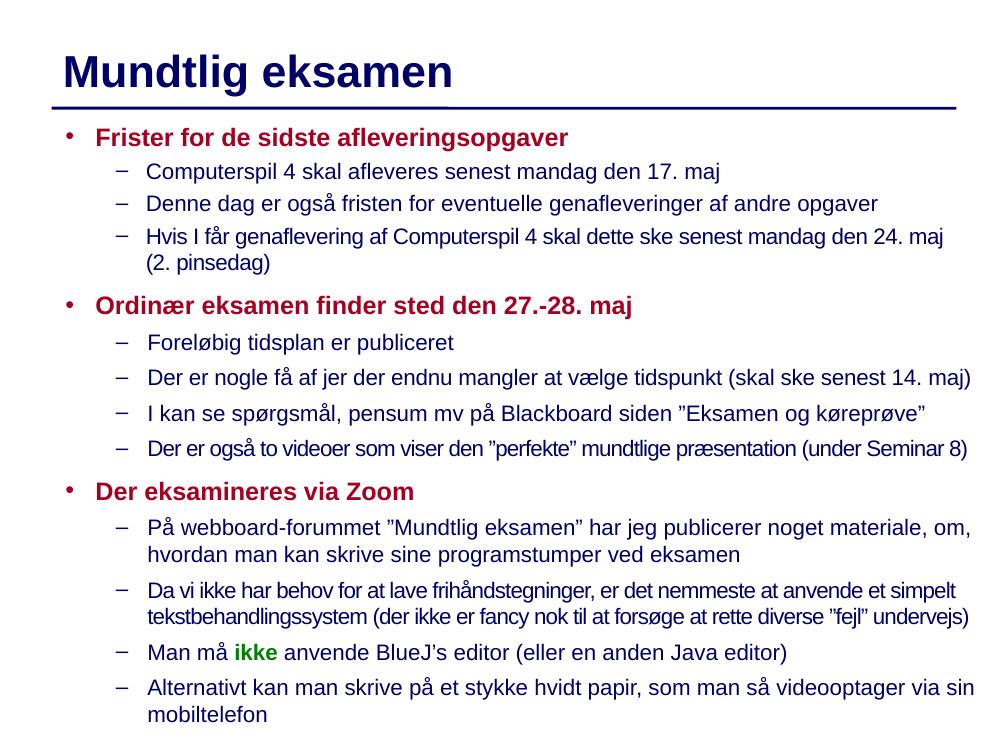
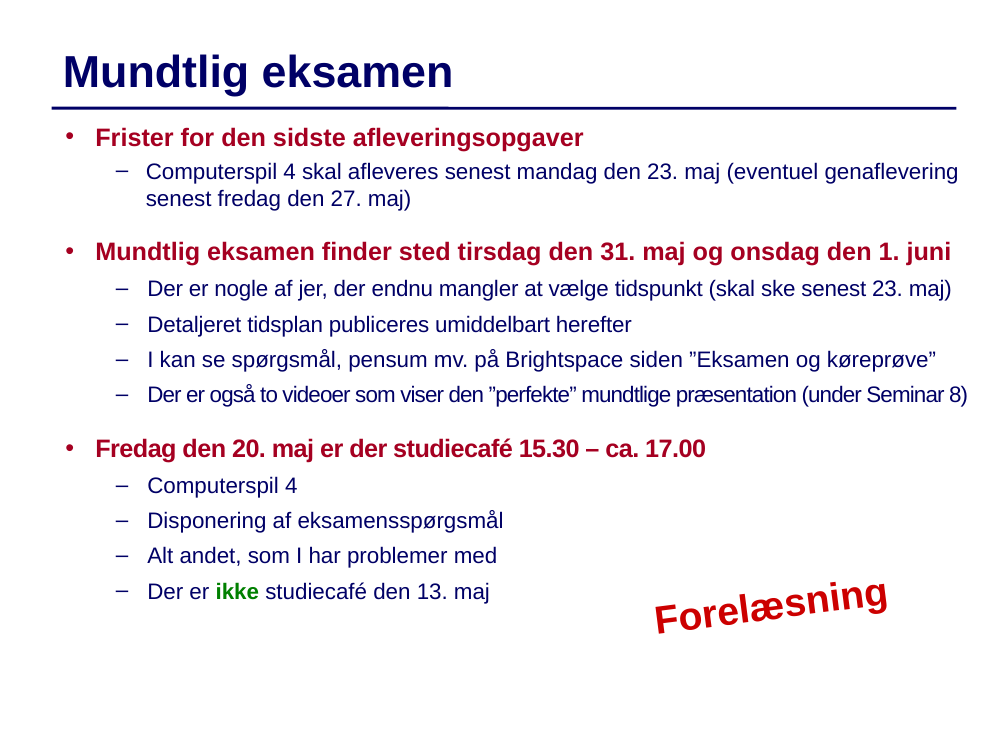
Before and after one commit to IntProgAU/Materiale, a slide deck: slide 2 of web/g22/status/Status8.pptx (slide 3 before the commit). Drawn at 1008x756 pixels with LibreOffice and Linux fonts; fonts in the diff are those of the drawing. Boxes give left, top, right and bottom in pixels: in the first picture for what was removed or moved away, otherwise in the second. Text is boxed around its words. In the diff, an @@ line names an element or a change of style, - is before the commit and + after.

```diff
--- a/web/g22/status/Status8.pptx
+++ b/web/g22/status/Status8.pptx
@@ text at [95,127,959,372]: text changed @@
-  • Frister for de sidste afleveringsopgaver
-  – Computerspil 4 skal afleveres senest mandag den 17. maj
-  – Denne dag er også fristen for eventuelle genafleveringer af andre opgaver
-  – Hvis I får genaflevering af Computerspil 4 skal dette ske senest mandag den 24. maj (2. pinsedag)
-  • Ordinær eksamen finder sted den 27.-28. maj
-  – Foreløbig tidsplan er publiceret
-  – Der er nogle få af jer der endnu mangler at vælge tidspunkt (skal ske senest 14. maj)
-  – I kan se spørgsmål, pensum mv på Blackboard siden ”Eksamen og køreprøve”
+  • Frister for den sidste afleveringsopgaver
+  – Computerspil 4 skal afleveres senest mandag den 23. maj (eventuel genaflevering senest fredag den 27. maj)
+  • Mundtlig eksamen finder sted tirsdag den 31. maj og onsdag den 1. juni
+  – Der er nogle af jer, der endnu mangler at vælge tidspunkt (skal ske senest 23. maj)
+  – Detaljeret tidsplan publiceres umiddelbart herefter
+  – I kan se spørgsmål, pensum mv. på Brightspace siden ”Eksamen og køreprøve”
@@ text at [95,438,706,604]: text changed @@
-  • Der eksamineres via Zoom
-  – På webboard-forummet ”Mundtlig eksamen” har jeg publicerer noget materiale, om, hvordan man kan skrive sine programstumper ved eksamen
-  – Da vi ikke har behov for at lave frihåndstegninger, er det nemmeste at anvende et simpelt tekstbehandlingssystem (der ikke er fancy nok til at forsøge at rette diverse ”fejl” undervejs)
-  – Man må ikke anvende BlueJ’s editor (eller en anden Java editor)
-  – Alternativt kan man skrive på et stykke hvidt papir, som man så videooptager via sin mobiltelefon
+  • Fredag den 20. maj er der studiecafé 15.30 – ca. 17.00
+  – Computerspil 4
+  – Disponering af eksamensspørgsmål
+  – Alt andet, som I har problemer med
+  – Der er ikke studiecafé den 13. maj
@@ text added at [588,553,954,655], 28 pt, text #CC0000, bold @@
+Forelæsning
```
Also in this commit, not shown: 1 other slide changed, 2 slides removed.
